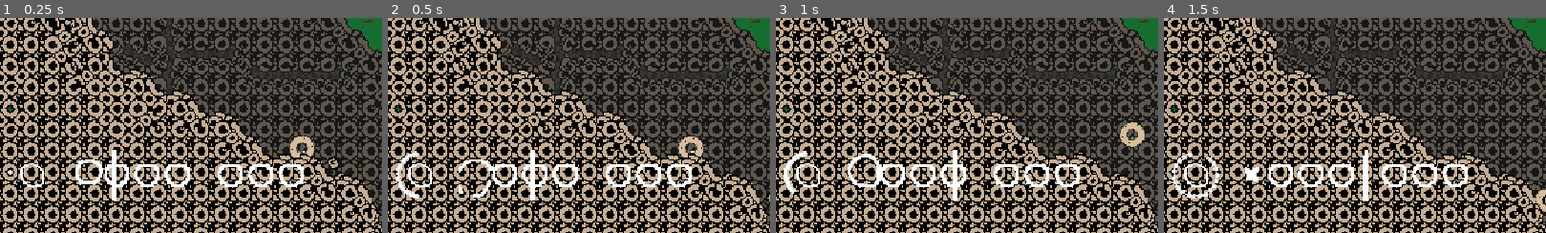
Above: before the commit, frames 1-4 (left to right).
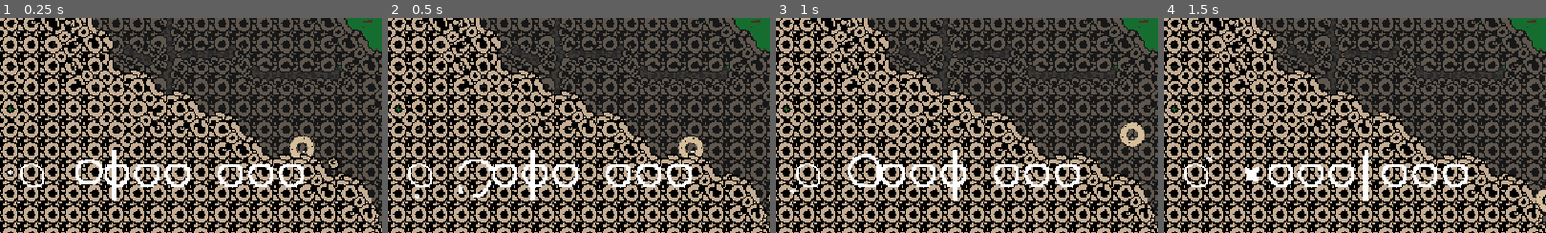
Above: after the commit, the same moments.

Repository: Roboticy3/GMTK2025
Game: Godot game, scene res://levels/test.tscn
The game is run twice, just before and just after one commit, with the same random seed, the same clock (stepped at 60 frames per second) and the same inputs.
Inputs:
- Up to frame 1 (0.25 s): no input
- Up to frame 2 (0.5 s): no input
- Up to frame 3 (1 s): tap Enter (ui_accept) at 0.5, 0.77 s; hold Right (ui_right) from 0.53 s (still down); tap 6 at 0.6 s
- Up to frame 4 (1.5 s): keep holding Right (ui_right); tap Shift (grab) at 1.35 s
The pictures show only the part of the screen within x 2-52%, y 50-100%; the shares and areas given below are measured in that part.

Frame 1 is identical in both runs. In frame 2, 0.4% of the frame differs, in the area x 2-9%, y 61-84%; in frame 3, 0.3%; in frame 4, 0.5%, in the area x 2-15%, y 62-84%.

Commit message:
misc release fixes and release build config

Diff:
--- a/game_manager.gd
+++ b/game_manager.gd
@@ -38,7 +38,7 @@
 
 #region cycle
 var cycle_timer:Timer
-const START_CYCLE_TIME := 200.0
+const START_CYCLE_TIME := 10.0
 const MAX_CYCLE_TIME := 230.0
 const MIN_CYCLE_TIME := 70.0
 
--- a/items/fruit/fruit.gd
+++ b/items/fruit/fruit.gd
@@ -11,9 +11,13 @@
 
 func _ready():
 	super._ready()
+
 	var rng := RandomNumberGenerator.new()
 	modulate = hues[rng.randi_range(0, 5)]
 	add_to_group(&"Fruit")
+
+	$Sprite2D.texture = $Sprite2D.texture.duplicate()
+	$Sprite2D.texture.region.position.x = randi_range(0, 3) * 16.0
 
 	cut.connect(add_to_group.bind(&"Loose"))
 
--- a/items/spooear/spooear.gd
+++ b/items/spooear/spooear.gd
@@ -58,6 +58,7 @@
 func stick():
 	print("sticking item")
 	stuck = true
+	collision_layer &= ~(1)
 
 	if abs(angle_difference(rotation, 0)) < abs(angle_difference(rotation, PI)):
 		rotation = 0
--- a/shelter/karma_column.gd
+++ b/shelter/karma_column.gd
@@ -20,7 +20,7 @@
 			#negate a fail if player is in shelter.
 			if GameManager.get_current_shelter():
 				return
-			GameManager.profile.current_karma = GameManager.profile.current_karma + 0
+			GameManager.profile.current_karma = GameManager.profile.current_karma - 1
 
 	$AnimationPlayer.play("update_karma")
 
Not shown, added: export_presets.cfg
